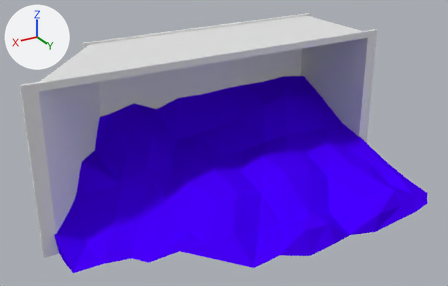
One commit to the Blender file Assets/Meshes/Buildings/Other/IndustrialTub.blend: the scene before it, then after it.
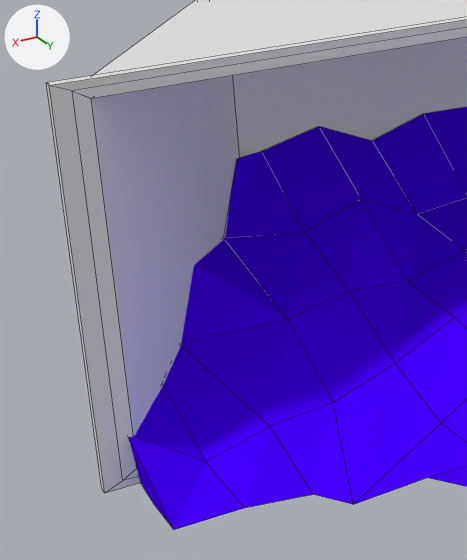
The first picture shows the older version from a camera (50 mm lens) standing at (5.26, 7.66, 2.78) and looking at (1.2, 0.89, -0.61). The close-ups show both versions on the part from 0% to 44% of the width and 18% to 100% of the height of that picture; other places that the commit changed are outside them. Every picture has the same lights, and +X, +Y and +Z are marked at upper left. The close-ups show mesh edges as thin lines.
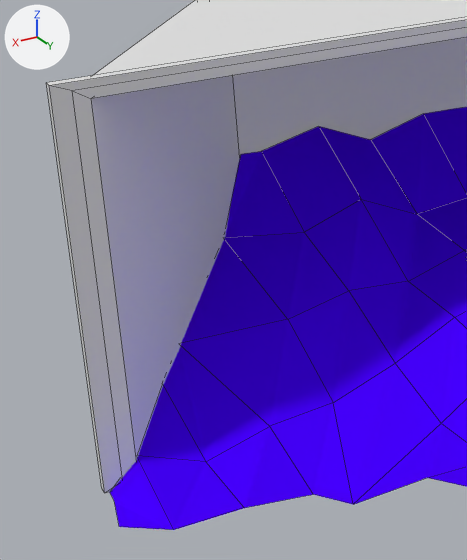
The newer file is also rescaled (x0.891), turned or shifted as a whole; pictures and numbers use the older file's frame.

Changed parts and their boxes [x1, y1, x2, y2] in the close-ups (467 x 560 px):
part 1 of me_cube_018, cut back: before [128, 114, 467, 530]; after [110, 114, 467, 530]

The edits, one by one:
me_cube_018 has 142 vertices, 119 faces, 2 loose edges and spans x -1.87..2.95, y -0.76..2.28, z -1.08..0.93.
me_cube_018 is used by ob_cube; location (0.483, 0.043, -0.418); scale (1.12, 1.12, 1.12).
Verts and faces of me_cube_018; kept vertices keep their numbers, new ones are numbered from 142.
Before the commit, vertices of me_cube_018: 16 (-1.65, 0.7, 0.85), 19 (2.79, 0.7, 0.85) at pixel (91, 98), 32 (-1.81, 0.65, 0.93), 33 (-1.81, 0.66, -1.07), 34 (2.95, 0.66, -1.07) at pixel (101, 488).
Before the commit, vertices of me_cube_018: 35 (2.95, 0.65, 0.93) at pixel (46, 82), 37 (-1.74, 0.66, -1.02), 38 (2.87, 0.66, -1.02), 39 (2.87, 0.65, 0.88), 41 (1.71, -0.64, -0.07) at pixel (236, 158).
Before the commit, vertices of me_cube_018: 65 (1.87, 0.39, -0.58) at pixel (287, 319), 87 (0.87, -0.67, -0.13) at pixel (372, 140), 103 (1.9, -0.43, -0.43) at pixel (223, 237), 105 (2.37, 0.17, -0.68), 122 (2.21, -0.07, -0.36).
Before the commit, vertices of me_cube_018: 124 (2.81, 0.69, -0.8), 125 (2.78, 0.91, -1.08) at pixel (154, 505), 126 (2.78, 0.78, -1.08) at pixel (145, 491), 127 (2.78, 0.71, -1.07) at pixel (140, 483).
Part 1, on me_cube_018:
Vertices deleted: 38, 39, 122 (with the faces that use them).
Faces deleted: (16, 19, 35, 32).
Vertex 41 moves to (1.67, -0.69, -0.07), pixel (240, 154).
Vertex 87 moves to (0.87, -0.69, -0.13), pixel (370, 139).
Vertex 124 moves to (2.78, 0.69, -0.93), pixel (136, 455).
Vertex 125 moves to (2.97, 1.0, -1.08), pixel (119, 526).
Vertex 126 moves to (2.93, 0.78, -1.08), pixel (114, 500).
Vertex 127 moves to (2.93, 0.71, -1.07), pixel (109, 492).
New vertex 142 is at (2.82, 0.66, -1.02).
New faces: (33, 34, 142, 37).
New faces: (65, 103, 105) (mat_middlebuildingdiffuse_001 (purple #4900ff)).
